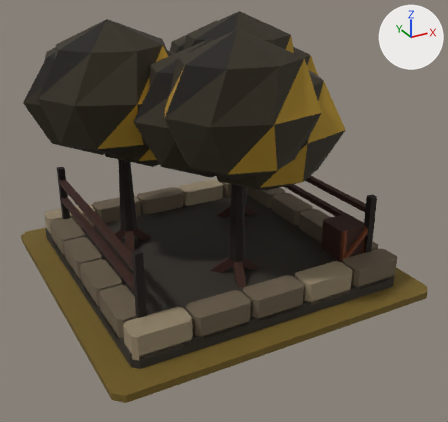
Renders of the glTF model art/grove_t4/grove_t4.glb from each side of a commit.
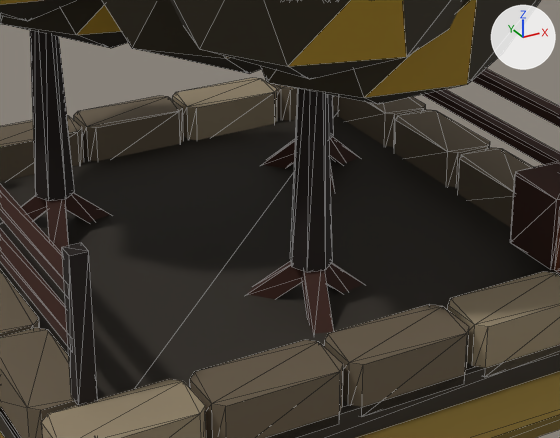
There are two pictures of each version: one whole from a camera (50 mm lens) standing at (-1.94, -3.78, 2.31) and looking at (0.02, -0.21, 0.53), one close up on the part from 24% to 76% of the width and 35% to 79% of the height. Lighting does not change. The marker at upper right points along +X, +Y and +Z. The last two pictures show the newer version. The close-ups show mesh edges as thin lines.

The first close-up shows 'MMR | grove | T04 Architecture.001', 'MMR | grove | Tier 04 Ground.001'.
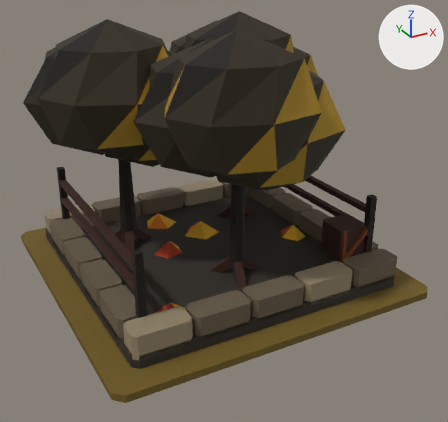
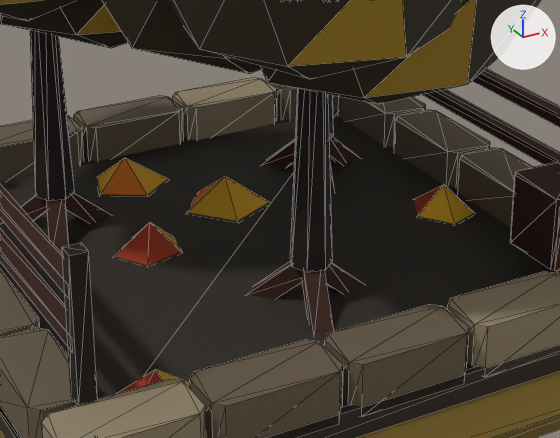
What differs and where, as boxes [x1, y1, x2, y2] in the close-ups (560 x 438 px):
'MMR | grove | T04 Autumn Dressing.001', added
    after: [98, 158, 474, 395]

Edits to the bpy script that builds the scene:
```text
Add me_mmr___grove___t04_autumn_dressing_001:
    me_mmr___grove___t04_autumn_dressing_001.from_pydata(...)  # 30 vertices, 25 faces; spans x -0.75..0.8, y -0.84..0.71, z 0.08..0.19
    me_mmr___grove___t04_autumn_dressing_001.materials.append(mat_mmr___shared_palette_atlas)  # picture img_mmr_shared_color_palette_64
Add ob_mmr___grove___t04_autumn_dressing_001:
    ob_mmr___grove___t04_autumn_dressing_001 = bpy.data.objects.new('MMR | grove | T04 Autumn Dressing.001', me_mmr___grove___t04_autumn_dressing_001)
    ob_mmr___grove___t04_autumn_dressing_001.location = (0.0, 0.0, 0.05)
```
